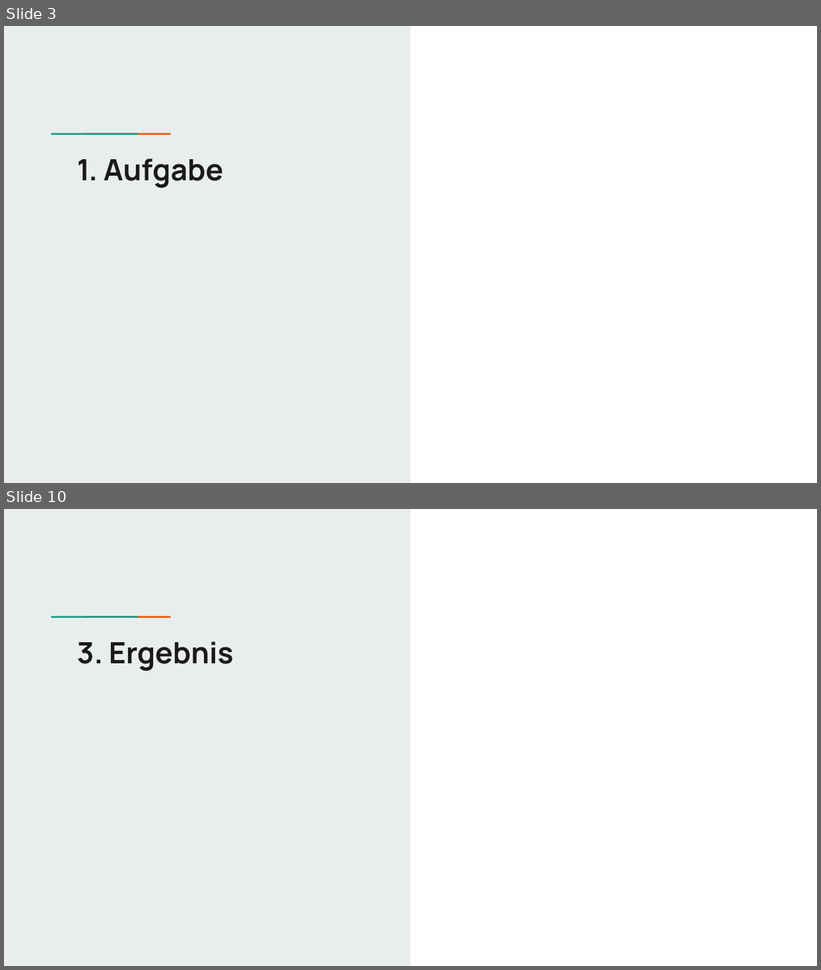
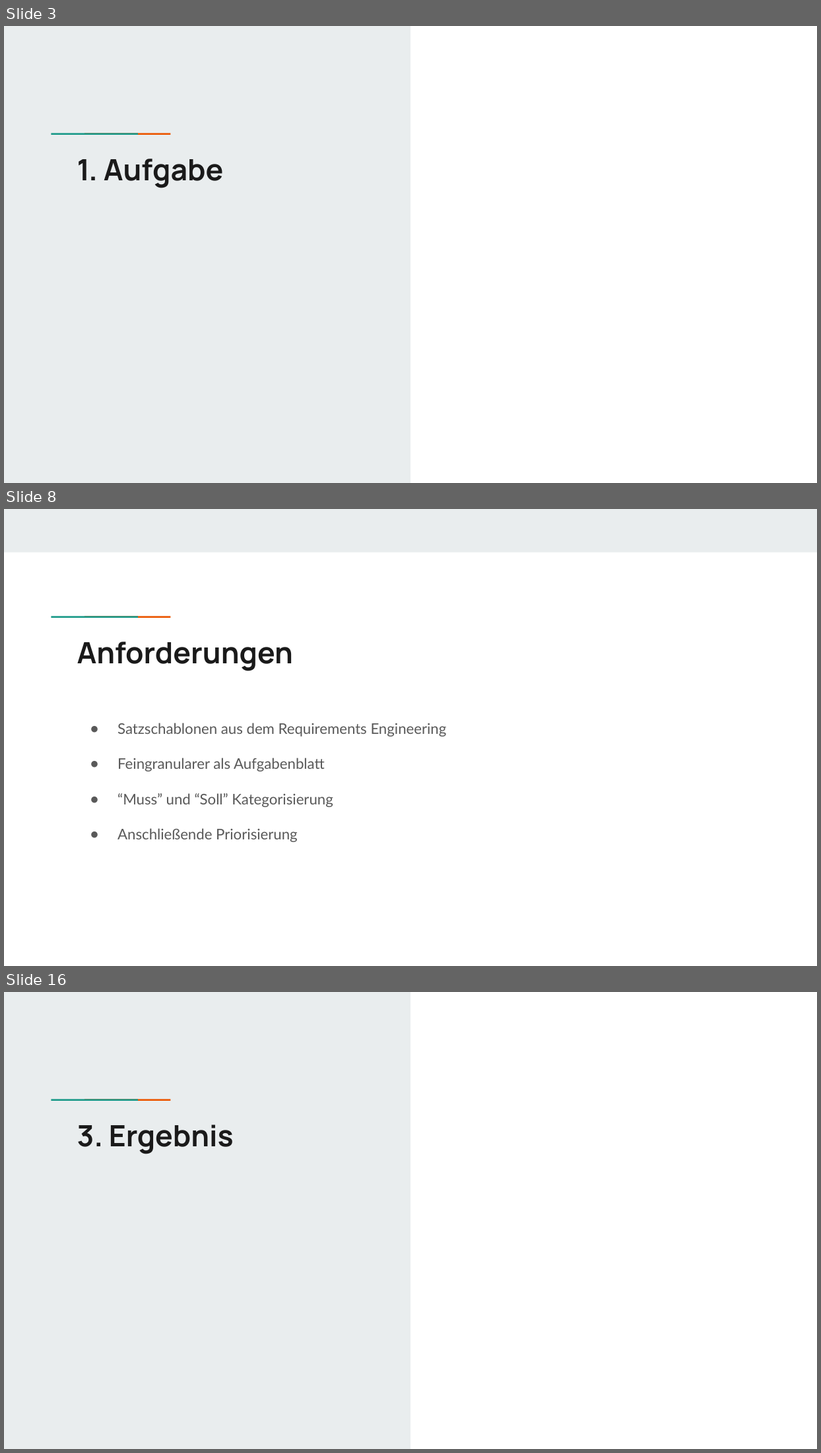
Before and after one commit to vaerl/Uni_MT_Food-Truck, a slide deck: documentation/Präsentation/Präsentation_App.pptx. Shown one above the other, each under a label of ours: slides 3 and 10 before the commit, slides 3, 8 and 16 after it; the slides between them are not shown. The pictures are 821x970 and 821x1453 pixels, drawn with LibreOffice and Linux fonts; fonts in the diff are those of the drawing. Boxes give left, top, right and bottom in pixels: in the first picture for what was removed or moved away, otherwise in the second. Text is boxed around its words. In the diff, an @@ line names an element or a change of style, - is before the commit and + after.

```diff
--- a/documentation/Präsentation/Präsentation_App.pptx
+++ b/documentation/Präsentation/Präsentation_App.pptx
@@ slide 8 added at bbox=[4, 509, 817, 966], background #FFFFFF; not listed: 2 template elements that a slide beside it also shows @@
@@ rectangle added at bbox=[4, 509, 817, 552], fill #E9EDEE @@
@@ title added at bbox=[77, 642, 293, 671], 26 pt, text #1A1A1A, bold @@
+Anforderungen
@@ text added at bbox=[118, 723, 447, 842], 13 pt, text #595959 @@
+● Satzschablonen aus dem Requirements Engineering
+● Feingranularer als Aufgabenblatt
+● “Muss” und “Soll” Kategorisierung
+● Anschließende Priorisierung
@@ what was slide 10 is now slide 16 @@
```
Also in this commit, not shown: 1 slide changed, 11 other slides added, 7 slides removed, 24 other files.
